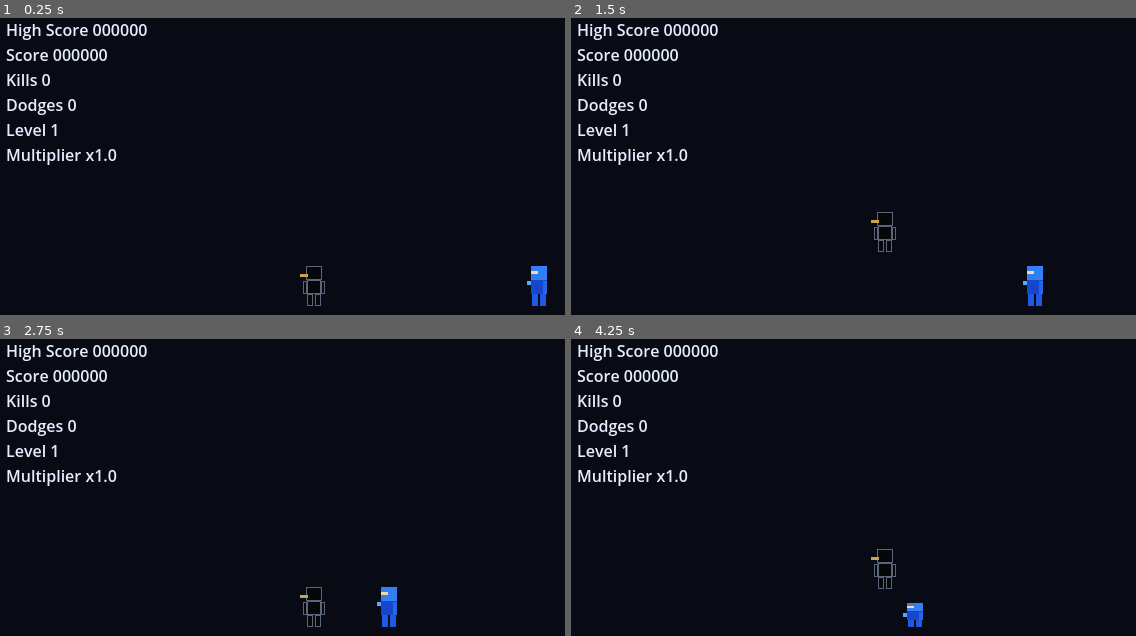
Above: before the commit, frames 1-4 (two rows, left to right).
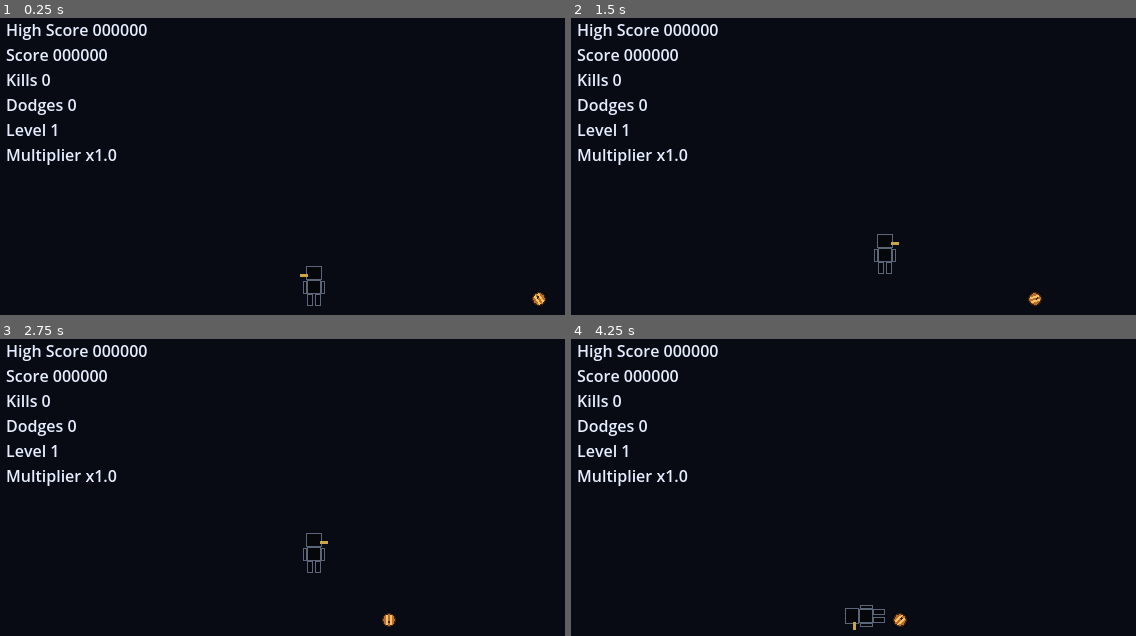
Above: after the commit, the same moments.

Repository: selymax79/Moonfall-Dojo
Game: Godot game, scene res://scenes/main.tscn
Two runs of this game, one before a commit and one after it. Both use one fixed random seed, a clock stepped at 60 frames per second and the inputs below.
Inputs:
- Up to frame 1 (0.25 s): no input
- Up to frame 2 (1.5 s): hold Right (turn_right) 0.53-1.28 s; hold Down (duck) 0.53-1.28 s; tap Up (jump) at 0.77, 0.8, 1.07, 1.35 s; hold Left (turn_left) from 1.28 s (still down)
- Up to frame 3 (2.75 s): tap Up (jump) at 1.52, 1.82, 2.3 s; tap Down (duck) at 1.55 s; release Left (turn_left) at 2.03 s; hold Right (turn_right) from 2.03 s (still down); hold Down (duck) from 2.03 s (still down)
- Up to frame 4 (4.25 s): release Down (duck) at 2.78 s; tap X (kick) at 2.85 s; tap Up (jump) at 3.02, 3.32, 3.77, 3.8, 4.07 s; tap Down (duck) at 3.05 s; release Right (turn_right) at 3.53 s; hold Left (turn_left) from 3.53 s (still down); hold Z (punch) from 3.53 s (still down)

The runs differ from the first frame. In frame 1, 0.4% of the frame differs, in the area x 93-97%, y 83-97%; in frame 2, 0.6%; in frame 3, 0.7%, in the area x 53-71%, y 65-97%; in frame 4, 0.6%.

Commit message:
Add bidirectional shuriken threat

Diff:
--- /dev/null
+++ b/scenes/shuriken.tscn
@@ -0,0 +1,31 @@
+[gd_scene load_steps=3 format=3]
+
+[ext_resource type="Script" path="res://scripts/shuriken.gd" id="1"]
+
+[sub_resource type="CircleShape2D" id="Body"]
+radius = 4.0
+
+[node name="Shuriken" type="Area2D"]
+collision_layer = 0
+collision_mask = 0
+monitoring = false
+monitorable = false
+script = ExtResource("1")
+
+[node name="BodyShape" type="CollisionShape2D" parent="."]
+shape = SubResource("Body")
+disabled = true
+
+[node name="Visuals" type="Node2D" parent="."]
+
+[node name="Star" type="Polygon2D" parent="Visuals"]
+color = Color(0.82, 0.89, 1, 1)
+polygon = PackedVector2Array(0, -4, 1.5, -1.5, 4, 0, 1.5, 1.5, 0, 4, -1.5, 1.5, -4, 0, -1.5, -1.5)
+
+[node name="BladeShade" type="Polygon2D" parent="Visuals"]
+color = Color(0.4, 0.55, 0.72, 1)
+polygon = PackedVector2Array(0, -4, 0, 0, 4, 0, 1.5, 1.5, 0, 4, 0, 0, -4, 0, -1.5, -1.5)
+
+[node name="Centre" type="Polygon2D" parent="Visuals"]
+color = Color(0.08, 0.14, 0.23, 1)
+polygon = PackedVector2Array(0, -1, 1, 0, 0, 1, -1, 0)
--- a/scripts/main.gd
+++ b/scripts/main.gd
@@ -1,16 +1,16 @@
-## Runs one random threat at a time, with Player-first Assassin combat and spatial Barrel dodging.
-## Main advances active gameplay actors; resolved Barrels animate their harmless exit independently.
+## Runs one active threat at a time, with Player-first combat and spatial hazard dodging.
+## Main advances active gameplay actors; resolved hazards animate their harmless exit independently.
 extends Node2D
 
-enum ThreatType { RED, BLUE, BARREL }
-const THREAT_SCENES = [preload("res://scenes/red_assassin.tscn"), preload("res://scenes/blue_assassin.tscn"), preload("res://scenes/barrel.tscn")]
+enum ThreatType { RED, BLUE, BARREL, SHURIKEN }
+const THREAT_SCENES = [preload("res://scenes/red_assassin.tscn"), preload("res://scenes/blue_assassin.tscn"), preload("res://scenes/barrel.tscn"), preload("res://scenes/shuriken.tscn")]
 const THREAT_START_POSITION := Vector2(560, 300)
 const BASE_APPROACH_SPEED: float = 60.0
 const APPROACH_SPEED_PER_LEVEL: float = 5.0
 # Speed plateaus at Level 9: a conservative cap with about 195 ms of theoretical Blue input opportunity.
 # This is a tuning limit, not a mathematical impossibility boundary; attack timings stay fixed.
 const MAX_APPROACH_SPEED: float = 100.0
-# A brief breathing space after a kill or completed Barrel passage; negative means no spawn is pending.
+# A brief breathing space after a kill or completed hazard passage; negative means no spawn is pending.
 const NEXT_SPAWN_DELAY: float = 0.85
 const POINTS_PER_THREAT: int = 100
 const HANDLED_THREATS_PER_LEVEL: int = 4
@@ -99,7 +99,7 @@
 	if score > high_score:
 		high_score = score
 		save_high_score()
-	if threat_type == ThreatType.BARREL:
+	if threat_type == ThreatType.BARREL or threat_type == ThreatType.SHURIKEN:
 		dodges += 1
 	else:
 		kills += 1
@@ -120,7 +120,7 @@
 func spawn_threat() -> void:
 	if player.is_dead or is_instance_valid(active_threat):
 		return
-	active_threat_type = encounter_rng.randi_range(0, 2) as ThreatType
+	active_threat_type = encounter_rng.randi_range(0, 3) as ThreatType
 	active_threat = THREAT_SCENES[active_threat_type].instantiate()
 	# Keep this second draw unconditional so seeded runs always consume type, then side.
 	var entry_side: int = 1 if encounter_rng.randi_range(0, 1) == 0 else -1
@@ -128,6 +128,9 @@
 	# Snapshot this level's speed at spawn; later level changes never modify an existing threat.
 	active_threat.movement_speed = minf(BASE_APPROACH_SPEED + APPROACH_SPEED_PER_LEVEL * (level - 1), MAX_APPROACH_SPEED)
 	active_threat.position = THREAT_START_POSITION
+	if active_threat_type == ThreatType.SHURIKEN:
+		active_threat.movement_speed *= active_threat.PROJECTILE_SPEED_MULTIPLIER
+		active_threat.position.y = active_threat.FLIGHT_HEIGHT
 	# Reflect the authored right spawn around Player: x=560 becomes x=80 at Player x=320.
 	active_threat.position.x = player.position.x + entry_side * (THREAT_START_POSITION.x - player.position.x)
 	add_child(active_threat)
@@ -137,10 +140,10 @@
 ## Godot calls this at the fixed physics rate. Update both poses before testing their shapes.
 func _physics_process(delta: float) -> void:
 	player.advance_tick(delta)
-	# Death freezes a Barrel but still lets a surviving Assassin finish its existing recovery.
+	# Death freezes active hazards but lets a surviving Assassin finish its existing recovery.
 	if player.is_dead:
 		spawn_countdown = -1.0
-		if is_instance_valid(active_threat) and active_threat_type != ThreatType.BARREL:
+		if is_instance_valid(active_threat) and (active_threat_type == ThreatType.RED or active_threat_type == ThreatType.BLUE):
 			active_threat.advance_tick(delta, player.position.x, true)
 		return
 	if not is_instance_valid(active_threat):
@@ -150,14 +153,14 @@
 				spawn_threat()
 		# A newly spawned threat starts moving on the following tick.
 		return
-	if active_threat_type == ThreatType.BARREL:
+	if active_threat_type == ThreatType.BARREL or active_threat_type == ThreatType.SHURIKEN:
 		active_threat.advance_tick(delta)
 		# Player's adaptive hurtbox is already current. Collision precedes completion.
 		active_threat.resolve_contact(player)
 		if player.is_dead:
 			spawn_countdown = -1.0
 		elif active_threat.is_complete:
-			# Reward passage once, independently of the Barrel's remaining cosmetic lifetime.
+			# Reward passage once, independently of the hazard's remaining cosmetic lifetime.
 			award_successful_threat(active_threat_type)
 			active_threat = null
 			spawn_countdown = NEXT_SPAWN_DELAY
--- a/scripts/player.gd
+++ b/scripts/player.gd
@@ -11,7 +11,8 @@
 const KICK_HOLD_DURATION: float = 0.16
 const KICK_RECOVERY_DURATION: float = 0.16
 const DUCK_CROUCH_DURATION: float = 0.08
-const DUCK_HOLD_DURATION: float = 0.20
+# The low hold gives the 8 px Shuriken a fair passage window; crouching remains responsive.
+const DUCK_HOLD_DURATION: float = 0.35
 const DUCK_RECOVERY_DURATION: float = 0.17
 const DUCK_HEIGHT_SCALE: float = 0.45
 # Extra airtime clears the 14 px Barrel without raising the 55 px apex; commitment lasts the full arc.
--- /dev/null
+++ b/scripts/shuriken.gd
@@ -0,0 +1,97 @@
+## A head-height projectile. Main owns active movement and collision; only the artwork spins.
+## After passage, local cosmetic states cannot damage, score or delay the next encounter.
+extends Area2D
+
+enum Phase { ACTIVE, DEPARTING, FALLING, SETTLED }
+const PROJECTILE_SPEED_MULTIPLIER: float = 1.25
+const FLIGHT_HEIGHT: float = 270.0
+const FLOOR_HEIGHT: float = 300.0
+const SPIN_SPEED: float = 10.0
+const DEPARTURE_DURATION: float = 0.20
+# A short deterministic drop lasts beyond the 0.85 s spawn delay, independent of gameplay.
+const FALL_DURATION: float = 0.75
+const SETTLE_DURATION: float = 0.15
+
+# Main supplies the final speed once at spawn; cosmetics never change this snapshot.
+var movement_speed: float = 75.0
+var entry_side: int = 1
+var is_complete: bool = false
+var phase: Phase = Phase.ACTIVE
+var effect_elapsed: float = 0.0
+var fall_start_y: float = FLIGHT_HEIGHT
+
+@onready var body_shape: CollisionShape2D = $BodyShape
+@onready var visuals: Node2D = $Visuals
+
+
+func _ready() -> void:
+	set_physics_process(false)
+
+
+func configure_entry(side: int) -> void:
+	assert(side == 1 or side == -1)
+	entry_side = side
+
+
+func advance_tick(delta: float) -> void:
+	if phase == Phase.ACTIVE:
+		travel(delta)
+
+
+func travel(delta: float) -> void:
+	position.x -= entry_side * movement_speed * delta
+	visuals.rotation -= entry_side * SPIN_SPEED * delta
+
+
+## Query the current hurtbox directly, including lowering, standing and jumping poses.
+## Collision wins over completion; full horizontal passage is required even while ducked.
+func resolve_contact(player: Node2D) -> void:
+	if phase != Phase.ACTIVE or player.is_dead:
+		return
+	if body_shape.shape.collide(body_shape.global_transform, player.hurtbox.shape, player.hurtbox.global_transform):
+		player.receive_hit()
+		return
+	var separation: float = entry_side * (global_position.x - player.hurtbox.global_position.x)
+	var passage_distance: float = body_shape.shape.radius + player.hurtbox.shape.size.x / 2.0
+	if separation < -passage_distance:
+		is_complete = true
+		phase = Phase.DEPARTING
+		# Main releases ownership this tick; defer our tick to avoid moving twice on handover.
+		set_physics_process.call_deferred(true)
+
+
+## Carry unused time across phases so departure, floor contact and cleanup have fixed durations.
+## No player reference or collision query exists in this cosmetic lifecycle.
+func _physics_process(delta: float) -> void:
+	var remaining: float = delta
+	while remaining > 0.0 and phase != Phase.ACTIVE:
+		var duration: float = DEPARTURE_DURATION
+		match phase:
+			Phase.FALLING: duration = FALL_DURATION
+			Phase.SETTLED: duration = SETTLE_DURATION
+		var step: float = minf(remaining, duration - effect_elapsed)
+		effect_elapsed += step
+		remaining -= step
+		match phase:
+			Phase.DEPARTING:
+				travel(step)
+			Phase.FALLING:
+				# Ease downward without a physics body; the visual's lowest tip meets the floor.
+				var progress: float = effect_elapsed / FALL_DURATION
+				position.y = lerpf(fall_start_y, FLOOR_HEIGHT - body_shape.shape.radius, progress * progress)
+				visuals.rotation -= entry_side * SPIN_SPEED * step
+		if effect_elapsed < duration and not is_equal_approx(effect_elapsed, duration):
+			return
+		effect_elapsed = 0.0
+		match phase:
+			Phase.DEPARTING:
+				phase = Phase.FALLING
+				fall_start_y = position.y
+			Phase.FALLING:
+				phase = Phase.SETTLED
+				position.y = FLOOR_HEIGHT - body_shape.shape.radius
+				visuals.rotation = 0.0
+			Phase.SETTLED:
+				set_physics_process(false)
+				queue_free()
+				return
